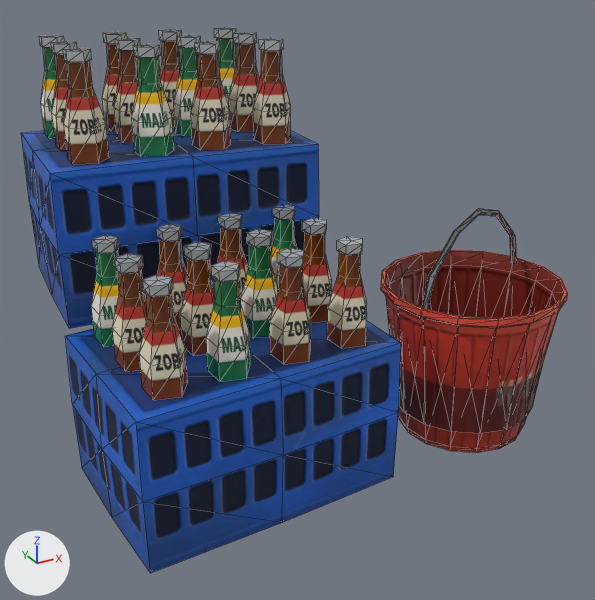
A saved change to the glTF model src/assets/models/prop_soft_kegs.glb.
The view is the same before and after, from a 50 mm camera at (-0.653, -1.259, 0.857) aimed at (0.02, -0.035, 0.245). The lights are fixed; the arrows at lower left show +X, +Y and +Z. The picture after the commit comes second. Mesh edges are drawn as thin lines. Where no turn or scale is listed for an object, it has been applied to the vertices. Vertices at exactly the same position are counted once.

Names of what the first picture shows: 'prop_soft_kegs_body'.
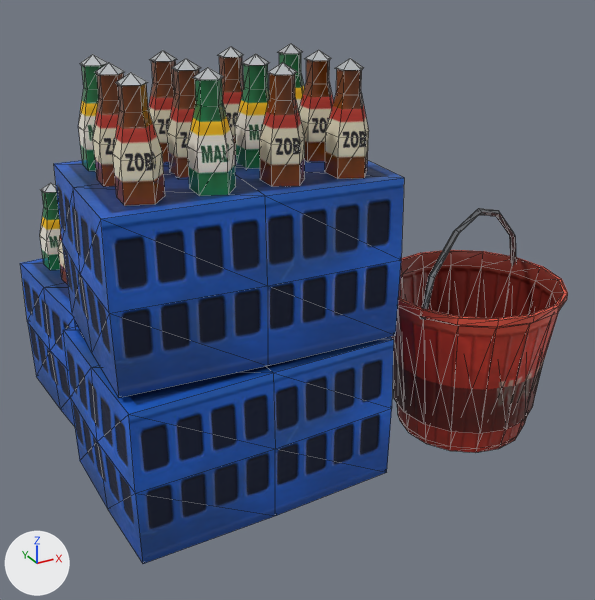
Changed parts and their boxes (x1, y1, x2, y2) in the pictures (595 x 600 px; the box of a moved part takes in the faces that stretch with it):
'prop_soft_kegs_body', reshaped
    before: (21, 27, 568, 573)
    after: (20, 43, 568, 564)
part 1 of me_prop_soft_kegs_body, moved or reshaped
    before: (65, 321, 401, 573)
    after: (63, 326, 394, 564)
part 2 of me_prop_soft_kegs_body, added (blue)
    after: (20, 258, 78, 427)
part 3 of me_prop_soft_kegs_body, moved or reshaped
    before: (21, 126, 319, 328)
    after: (54, 155, 404, 397)
part 4 of me_prop_soft_kegs_body, deleted
    before: (39, 27, 367, 400)
part 5 of me_prop_soft_kegs_body, built on
    before: (63, 38, 291, 164)
    after: (79, 43, 369, 205)
part 6 of me_prop_soft_kegs_body, added
    after: (40, 183, 68, 284)

Diff of the bpy script that builds the scene:
```diff
--- a/src/assets/models/prop_soft_kegs.glb.py
+++ b/src/assets/models/prop_soft_kegs.glb.py
@@ me_prop_soft_kegs_body @@
 # used by ob_prop_soft_kegs_body; location = (0.0, 0.0, 0.0)
-me_prop_soft_kegs_body.from_pydata(...)  # 954 vertices, 1720 faces; spans x -0.404..0.456, y -0.366..0.291, z 0.0..0.704
+me_prop_soft_kegs_body.from_pydata(...)  # 756 vertices, 1348 faces; spans x -0.401..0.456, y -0.366..0.395, z 0.0..0.702
+# me_prop_soft_kegs_body part 1: the loose piece of 26 vertices spanning x -0.404..0.064, y -0.328..0.008, z 0.0..0.27 is turned -1 degrees about the z axis through its middle, then moved by (0.0, 0.02, 0.0)
+# me_prop_soft_kegs_body part 2: the loose piece of 26 vertices spanning x -0.404..0.064, y -0.328..0.008, z 0.0..0.27 is copied, and the copy is turned 2 degrees about the z axis through its middle, then moved by (0.01, 0.38, 0.0); it spans x -0.399..0.079, y 0.045..0.395, z 0.0..0.27
+# me_prop_soft_kegs_body part 3: the loose piece of 26 vertices spanning x -0.396..0.076, y -0.051..0.291, z 0.27..0.54 is turned 1 degrees about the z axis through its middle, then moved by (0.0, -0.25, 0.0)
+# me_prop_soft_kegs_body part 4: 21 loose pieces with 651 vertices, spanning x -0.362..0.035, y -0.296..0.26, z 0.266..0.704, are deleted
+# me_prop_soft_kegs_body part 5: 93 vertices removed from x -0.353..0.028, y -0.027..0.06, z 0.536..0.704; 312 vertices added at x -0.35..0.038, y -0.274..0.01, z 0.536..0.702
+# me_prop_soft_kegs_body part 6: 208 vertices added at x -0.358..0.031, y 0.173..0.37, z 0.266..0.432
 me_prop_soft_kegs_body.materials.append(mat_main)
```
